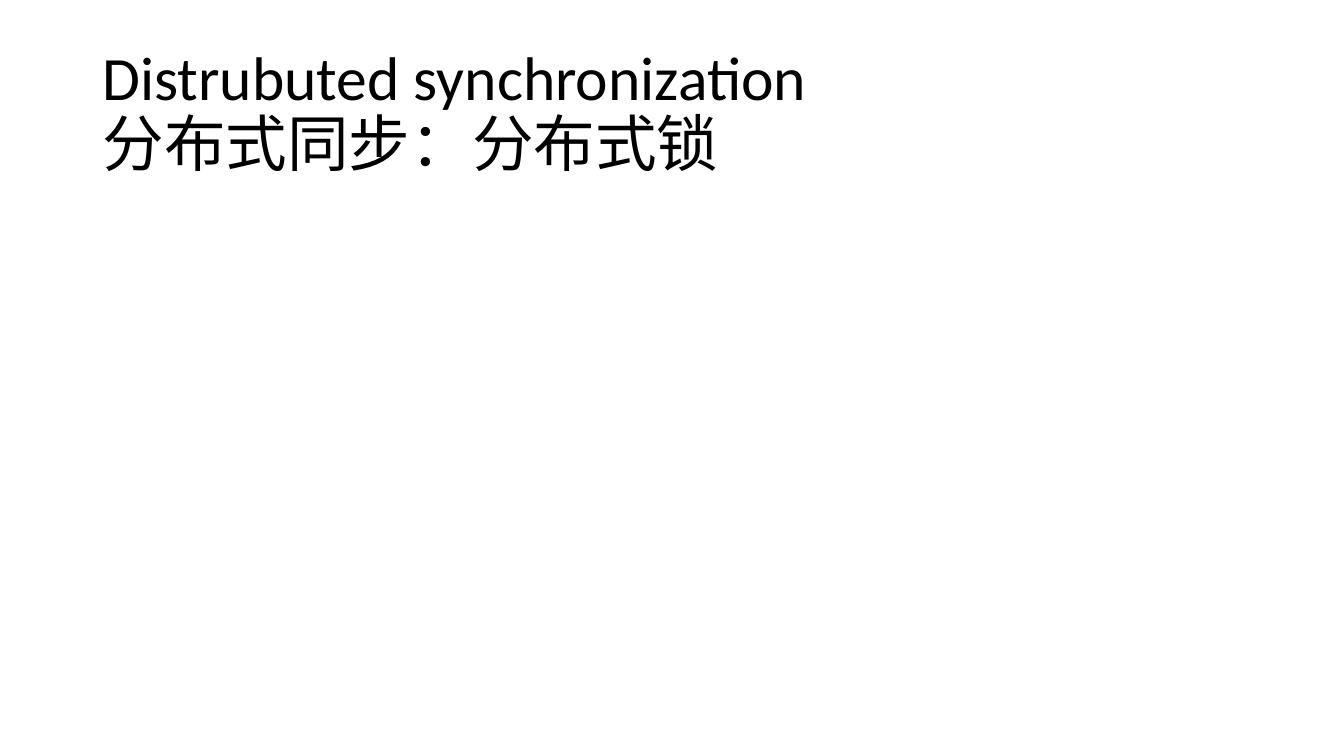
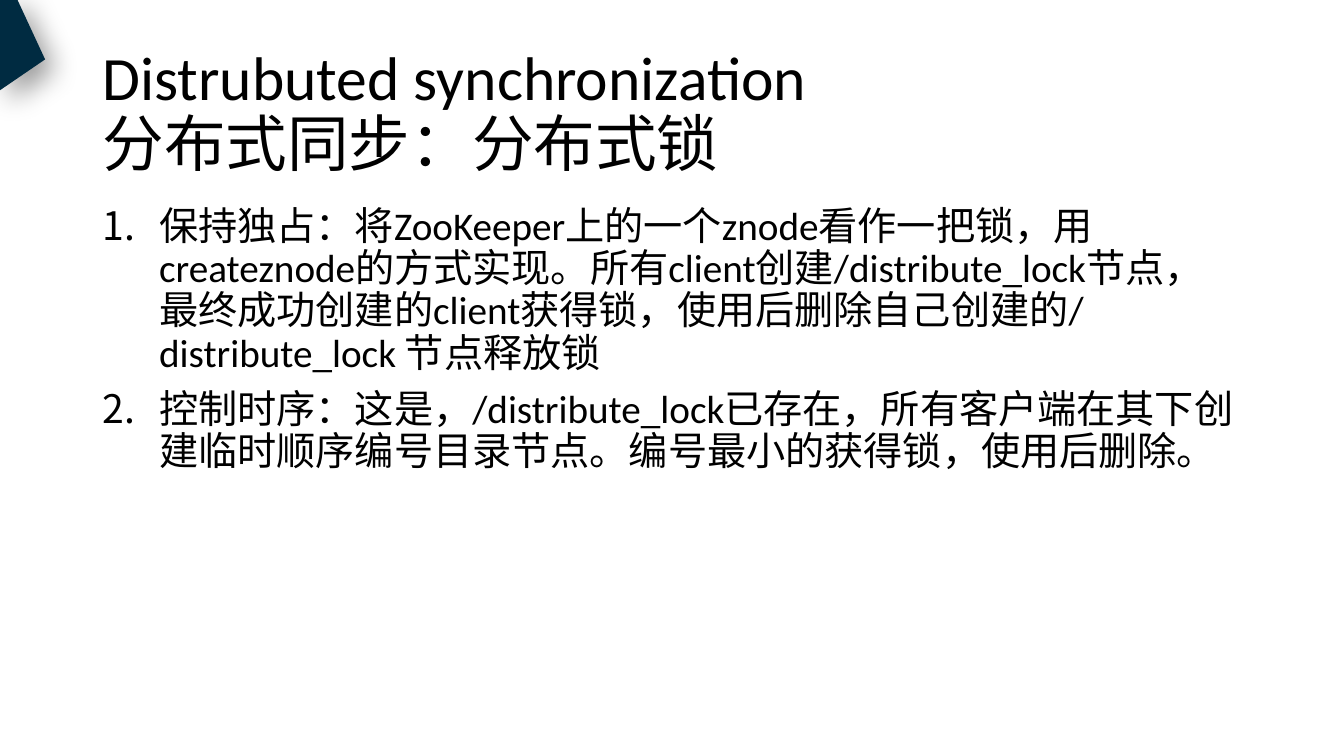
Before and after one commit to ShoeBoy/ZooKeeper, a slide deck: slide 17 of 20181102_zookeeper_shubo.pptx (slide 6 before the commit). Drawn at 1344x756 pixels with LibreOffice and Linux fonts; fonts in the diff are those of the drawing. Boxes give left, top, right and bottom in pixels: in the first picture for what was removed or moved away, otherwise in the second. Text is boxed around its words. In the diff, an @@ line names an element or a change of style, - is before the commit and + after.

```diff
--- a/20181102_zookeeper_shubo.pptx
+++ b/20181102_zookeeper_shubo.pptx
@@ freeform shape added at [0,0,45,91], fill #002B41 @@
@@ text added at [159,206,1233,469], 28 pt, text #000000 @@
+1. 保持独占：将ZooKeeper上的一个znode看作一把锁，用createznode的方式实现。所有client创建/distribute_lock节点，最终成功创建的client获得锁，使用后删除自己创建的/distribute_lock 节点释放锁
+2. 控制时序：这是，/distribute_lock已存在，所有客户端在其下创建临时顺序编号目录节点。编号最小的获得锁，使用后删除。
```
Also in this commit, not shown: 8 other slides changed, 32 slides added, 2 slides removed.
